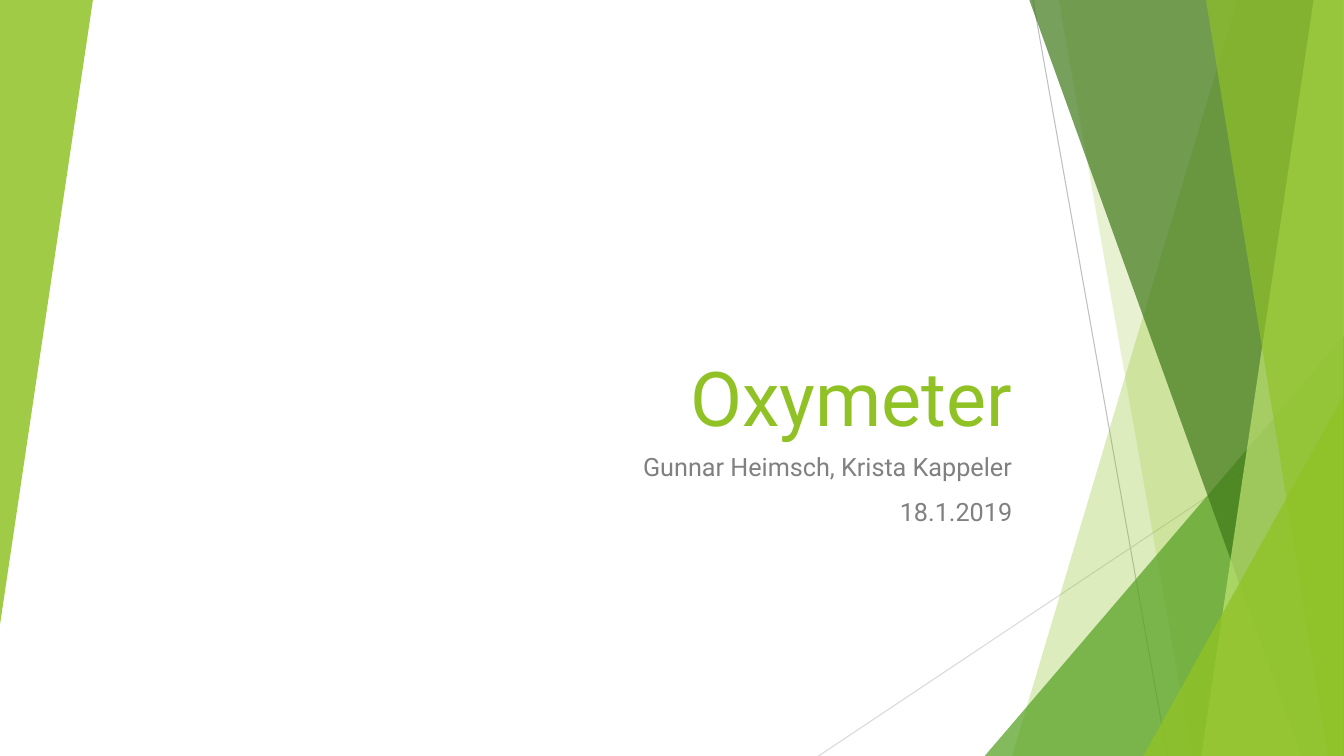
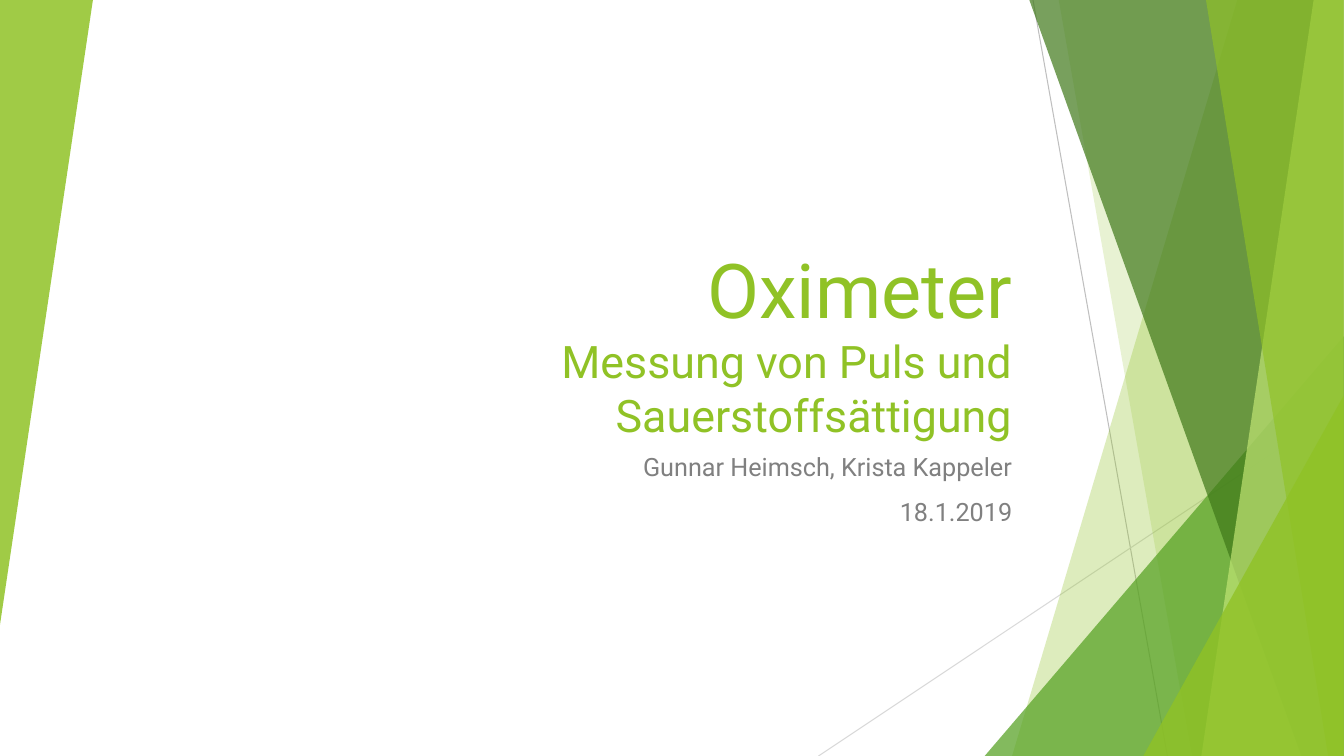
Before and after one commit to gheimsch/Pulse_oximetry, a slide deck: slide 1 of Bericht/Oxymeter.pptx. Drawn at 1344x756 pixels with LibreOffice and Linux fonts; fonts in the diff are those of the drawing. Boxes give left, top, right and bottom in pixels: in the first picture for what was removed or moved away, otherwise in the second. Text is boxed around its words. In the diff, an @@ line names an element or a change of style, - is before the commit and + after.

```diff
--- a/Bericht/Oxymeter.pptx
+++ b/Bericht/Oxymeter.pptx
@@ title at [561, 263, 1012, 442]: text changed; size 54 to 32 pt @@
-Oxymeter
+Oximeter
+Messung von Puls und Sauerstoffsättigung
```
Also in this commit, not shown: 5 other slides changed, 2 slides added, 1 slide removed, 1 other file.
